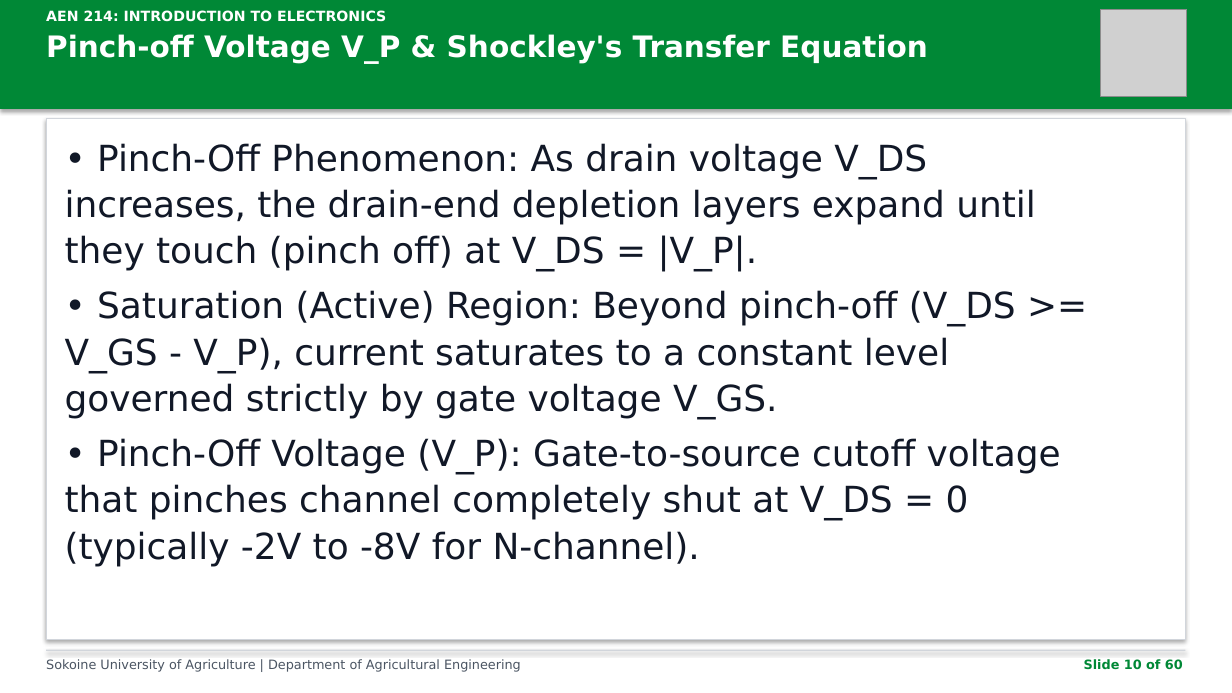
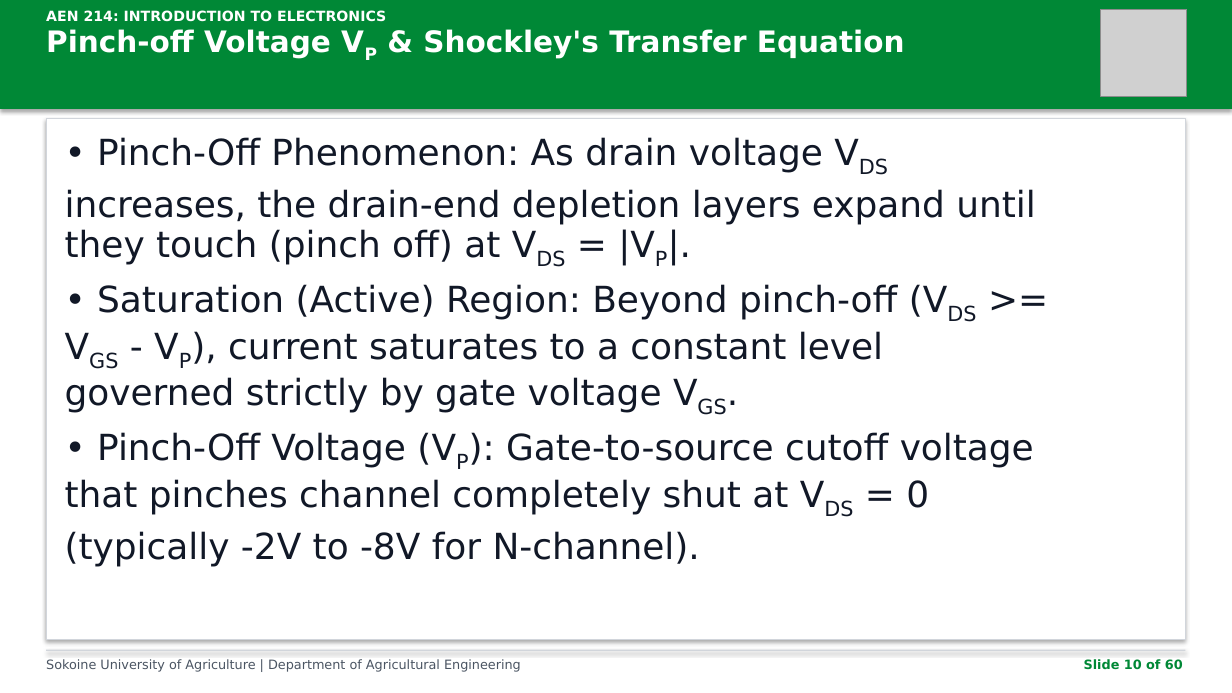
Before and after one commit to kadefue/Course_Notes, a slide deck: slide 10 of AEN 214/Lectures/AEN_214_Lecture_6.pptx. Drawn at 1232x693 pixels with LibreOffice and Linux fonts; fonts in the diff are those of the drawing; grey boxes stand for pictures. Boxes give left, top, right and bottom in pixels: in the first picture for what was removed or moved away, otherwise in the second. Text is boxed around its words. In the diff, an @@ line names an element or a change of style, - is before the commit and + after.

Commit message:
Update lecture materials and enhance slide generation with equation formatting support

```diff
--- a/AEN 214/Lectures/AEN_214_Lecture_6.pptx
+++ b/AEN 214/Lectures/AEN_214_Lecture_6.pptx
@@ text at box(46, 29, 905, 58): text changed @@
-Pinch-off Voltage V_P & Shockley's Transfer Equation
+Pinch-off Voltage VP & Shockley's Transfer Equation
@@ text at box(65, 137, 1036, 265): text changed @@
-• Pinch-Off Phenomenon: As drain voltage V_DS
-increases, the drain-end depletion layers expand until
-they touch (pinch off) at V_DS = |V_P|.
+• Pinch-Off Phenomenon: As drain voltage VDS
+increases, the drain-end depletion layers expand until
+they touch (pinch off) at VDS = |VP|.
@@ text at box(65, 284, 897, 413): text changed @@
-• Saturation (Active) Region: Beyond pinch-off (V_DS >=
-V_GS - V_P), current saturates to a constant level
-governed strictly by gate voltage V_GS.
+• Saturation (Active) Region: Beyond pinch-off (VDS >=
+VGS - VP), current saturates to a constant level
+governed strictly by gate voltage VGS.
@@ text at box(65, 432, 1034, 567): text changed @@
-• Pinch-Off Voltage (V_P): Gate-to-source cutoff voltage
-that pinches channel completely shut at V_DS = 0
-(typically -2V to -8V for N-channel).
+• Pinch-Off Voltage (VP): Gate-to-source cutoff voltage
+that pinches channel completely shut at VDS = 0
+(typically -2V to -8V for N-channel).
```
Also in this commit, not shown: 39 other slides changed, 20 other files.
